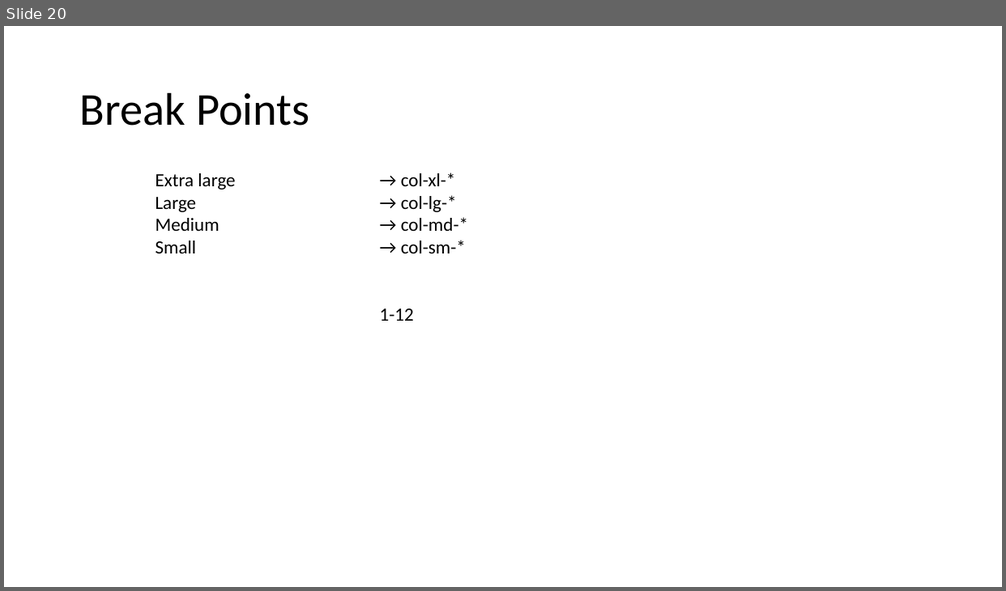
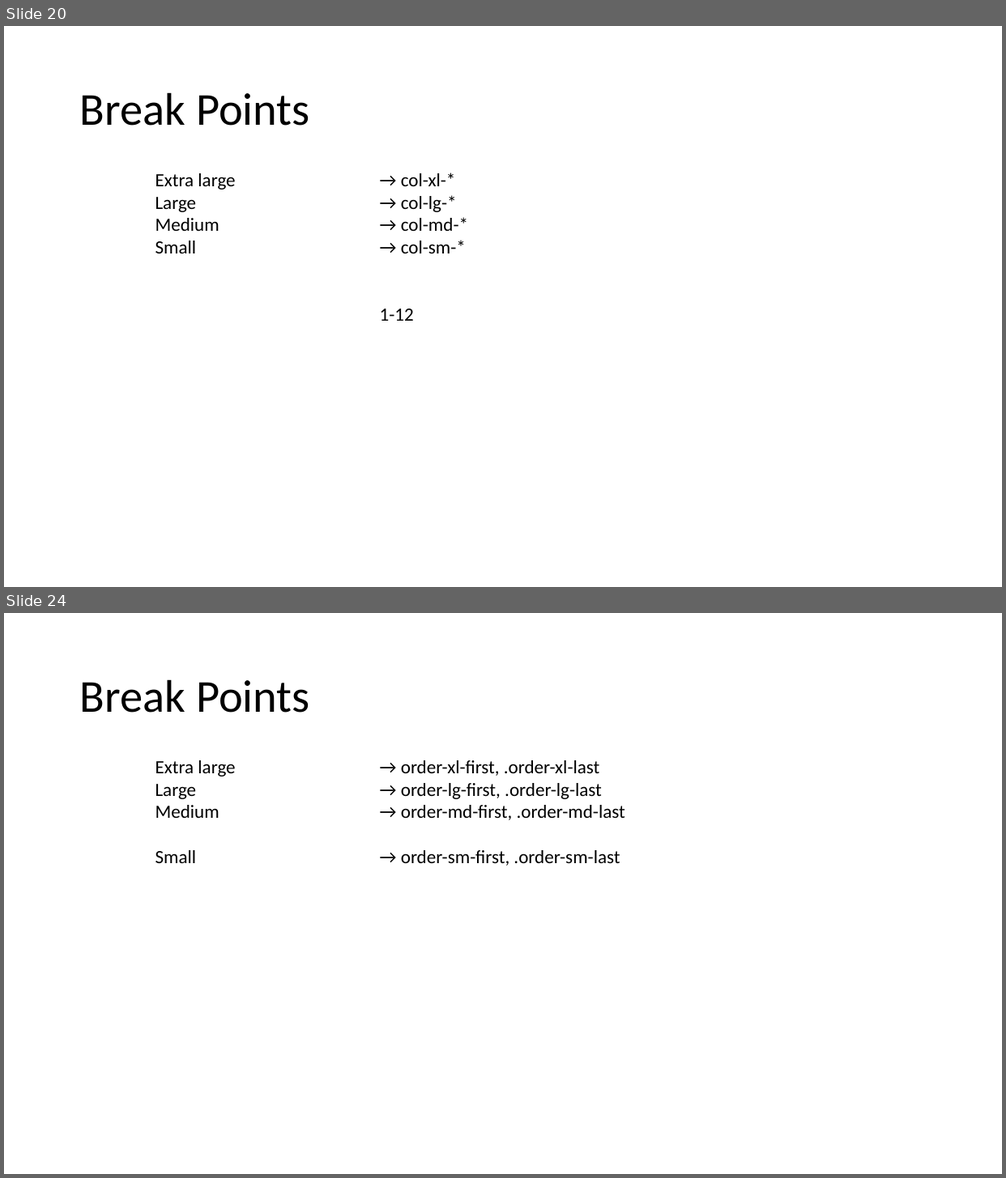
Before and after one commit to PiyushChaturvedii/Batch05, a slide deck: Bootstrap.pptx. Shown one above the other, each under a label of ours: slide 20 before the commit, slides 20 and 24 after it; the slides between them are not shown. The pictures are 1006x591 and 1006x1178 pixels, drawn with LibreOffice and Linux fonts; fonts in the diff are those of the drawing. Boxes give left, top, right and bottom in pixels: in the first picture for what was removed or moved away, otherwise in the second. Text is boxed around its words. In the diff, an @@ line names an element or a change of style, - is before the commit and + after.

```diff
--- a/Bootstrap.pptx
+++ b/Bootstrap.pptx
@@ slide 24 added at <box>4,613,1002,1174</box>, background #FFFFFF @@
@@ title added at <box>80,679,310,713</box>, 44 pt, text #000000 @@
+Break Points
@@ text added at <box>155,760,625,866</box>, 18 pt, text #000000 @@
+Extra large → order-xl-first, .order-xl-last
+Large → order-lg-first, .order-lg-last
+Medium → order-md-first, .order-md-last
+Small → order-sm-first, .order-sm-last
```
Also in this commit, not shown: 5 other slides added, 4 other files.
